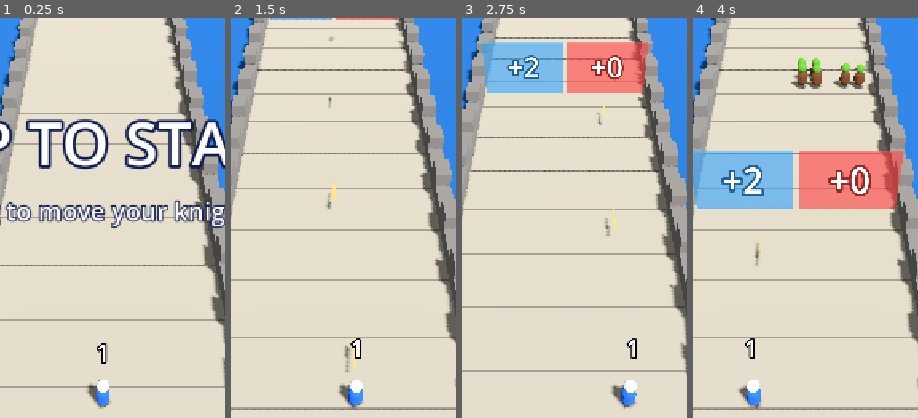
Above: before the commit, frames 1-4 (left to right).
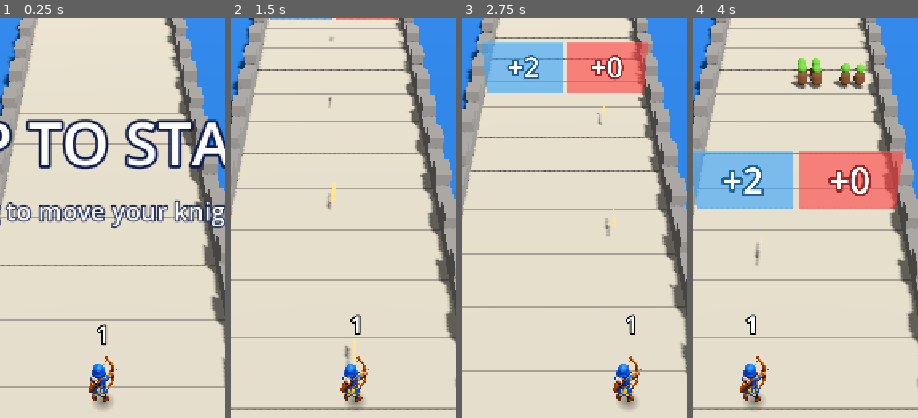
Above: after the commit, the same moments.

Repository: steseviczakelijk-debug/Goyslop
Game: Godot game, scene res://main.tscn
Same seed, same stepped clock (60 frames per second), same inputs: the game is played once before the commit and once after it.
Inputs (mouse positions are % of the whole screen's width and height, from its top left):
- Up to frame 1 (0.25 s): no input
- Up to frame 2 (1.5 s): tap Enter at 0.5 s; move the mouse to (72, 45) at 0.52 s; click (72, 45) at 0.67 s; drag from (30, 55) to (45, 70) at 1.27 s
- Up to frame 3 (2.75 s): move the mouse to (60, 28) at 2.02 s; click (60, 28) at 2.17 s
- Up to frame 4 (4 s): drag from (45, 70) to (20, 35) at 2.77 s; move the mouse to (80, 65) at 3.52 s; click (80, 65) at 3.67 s
The pictures show only the part of the screen within x 27-77%, y 20-70%; the shares and areas given below are measured in that part.

The runs differ from the first frame. In frame 1, 1.3% of the frame differs, in the area x 38-52%, y 76-98%; in frame 2, 1.3%; in frame 3, 1.3%, in the area x 66-80%, y 74-98%; in frame 4, 1.3%.

Commit message:
Use archer sprite for soldiers with blob shadows
Co-Authored-By: Claude Fable 5.2 <noreply@anthropic.com>
Claude-Session: https://claude.ai/code/session_01PSyE3w8geUguBPux3gxrti

Diff:
--- a/main.gd
+++ b/main.gd
@@ -64,6 +64,7 @@
 var enemy_mm: MultiMesh
 var bullet_mm: MultiMesh
 var soldier_mm: MultiMesh
+var shadow_mm: MultiMesh
 var seam_mm: MultiMesh
 var merlon_mm: MultiMesh
 var squad_label: Label3D
@@ -126,7 +127,7 @@
 	for i in BUCKETS:
 		buckets.append(PackedInt32Array())
 	for i in MAX_SHOWN:
-		var r := 0.27 * sqrt(float(i))
+		var r := 0.33 * sqrt(float(i))
 		var a := i * 2.39996
 		formation.append(Vector2(cos(a) * r, sin(a) * r))
 	_build_world()
@@ -148,7 +149,7 @@
 	return m
 
 
-func _multimesh(mesh: Mesh, count: int) -> MultiMesh:
+func _multimesh(mesh: Mesh, count: int, shadows := true) -> MultiMesh:
 	var mm := MultiMesh.new()
 	mm.transform_format = MultiMesh.TRANSFORM_3D
 	mm.mesh = mesh
@@ -157,6 +158,8 @@
 	var inst := MultiMeshInstance3D.new()
 	inst.multimesh = mm
 	inst.custom_aabb = AABB(Vector3(-30, -5, -120), Vector3(60, 30, 160))
+	if not shadows:
+		inst.cast_shadow = GeometryInstance3D.SHADOW_CASTING_SETTING_OFF
 	add_child(inst)
 	return mm
 
@@ -264,11 +267,38 @@
 		[_capsule(0.27, 0.75, Color.WHITE), Vector3(0, 0.38, 0), Color(0.4, 0.25, 0.15)],
 		[_sphere(0.23), Vector3(0, 0.9, 0), orc],
 	]), MAX_ENEMIES)
-	soldier_mm = _multimesh(_merge([
-		[_capsule(0.21, 0.7, Color.WHITE), Vector3(0, 0.35, 0), Color(0.15, 0.4, 0.95)],
-		[_sphere(0.16), Vector3(0, 0.8, 0), skin],
-		[_sphere(0.2, true), Vector3(0, 0.82, 0), Color(0.75, 0.77, 0.8)],
-	]), MAX_SHOWN)
+	# Soldiers are camera-facing sprites with a soft blob shadow underneath.
+	var grad := Gradient.new()
+	grad.set_color(0, Color(0, 0, 0, 0.45))
+	grad.set_color(1, Color(0, 0, 0, 0))
+	var blob_tex := GradientTexture2D.new()
+	blob_tex.gradient = grad
+	blob_tex.fill = GradientTexture2D.FILL_RADIAL
+	blob_tex.fill_from = Vector2(0.5, 0.5)
+	blob_tex.fill_to = Vector2(1.0, 0.5)
+	blob_tex.width = 64
+	blob_tex.height = 64
+	var blob_mat := _mat(Color(1, 1, 1, 0.99), true)
+	blob_mat.albedo_texture = blob_tex
+	var blob := PlaneMesh.new()
+	blob.size = Vector2(0.75, 0.75)
+	blob.material = blob_mat
+	shadow_mm = _multimesh(blob, MAX_SHOWN, false)
+
+	var archer_tex: Texture2D = load("res://assets/archer.png")
+	var archer_mat := StandardMaterial3D.new()
+	archer_mat.albedo_texture = archer_tex
+	archer_mat.shading_mode = BaseMaterial3D.SHADING_MODE_UNSHADED
+	archer_mat.transparency = BaseMaterial3D.TRANSPARENCY_ALPHA_SCISSOR
+	archer_mat.alpha_scissor_threshold = 0.5
+	archer_mat.billboard_mode = BaseMaterial3D.BILLBOARD_ENABLED
+	archer_mat.billboard_keep_scale = true
+	var archer := QuadMesh.new()
+	var archer_h := 1.35
+	archer.size = Vector2(archer_h * archer_tex.get_width() / archer_tex.get_height(), archer_h)
+	archer.center_offset = Vector3(0, archer_h * 0.5, 0)
+	archer.material = archer_mat
+	soldier_mm = _multimesh(archer, MAX_SHOWN, false)
 	var bullet := BoxMesh.new()
 	bullet.size = Vector3(0.07, 0.07, 1.0)
 	bullet.material = _mat(Color(1.0, 0.9, 0.55), true)
@@ -512,7 +542,7 @@
 	while next_event < events.size() and events[next_event].s - distance <= SPAWN_AHEAD:
 		_spawn(events[next_event])
 		next_event += 1
-	squad_r = 0.3 + 0.27 * sqrt(float(mini(soldiers, MAX_SHOWN)))
+	squad_r = 0.3 + 0.33 * sqrt(float(mini(soldiers, MAX_SHOWN)))
 
 	fire_timer -= dt
 	if fire_timer <= 0.0:
@@ -692,12 +722,15 @@
 
 	var shown := mini(soldiers, MAX_SHOWN)
 	soldier_mm.visible_instance_count = shown
+	shadow_mm.visible_instance_count = shown
 	for i in shown:
 		var f := formation[i]
-		t.origin = Vector3(clampf(squad_x + f.x, -ROAD_HALF + 0.25, ROAD_HALF - 0.25), 0.0, f.y)
+		t.origin = Vector3(clampf(squad_x + f.x, -ROAD_HALF + 0.3, ROAD_HALF - 0.3), 0.0, f.y)
 		soldier_mm.set_instance_transform(i, t)
+		t.origin.y = 0.03
+		shadow_mm.set_instance_transform(i, t)
 	squad_label.text = str(soldiers)
-	squad_label.position = Vector3(squad_x, 2.2, -squad_r * 0.5)
+	squad_label.position = Vector3(squad_x, 2.4, -squad_r - 0.3)
 
 	var off := fmod(distance, 2.5)
 	for i in SCENERY_ROWS:
Binary file added: assets/archer.png
Not shown, added: assets/archer.png.import
